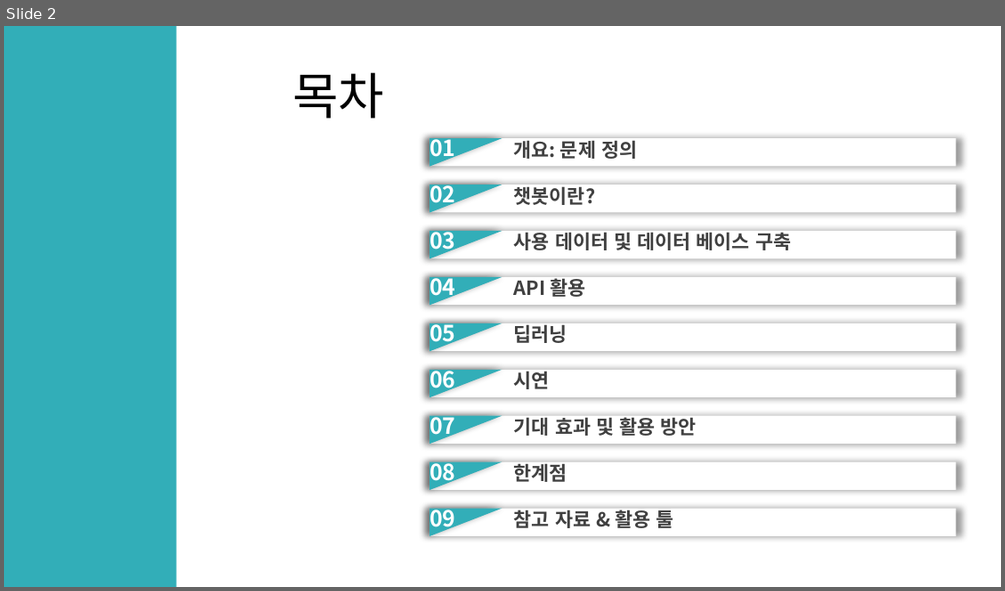
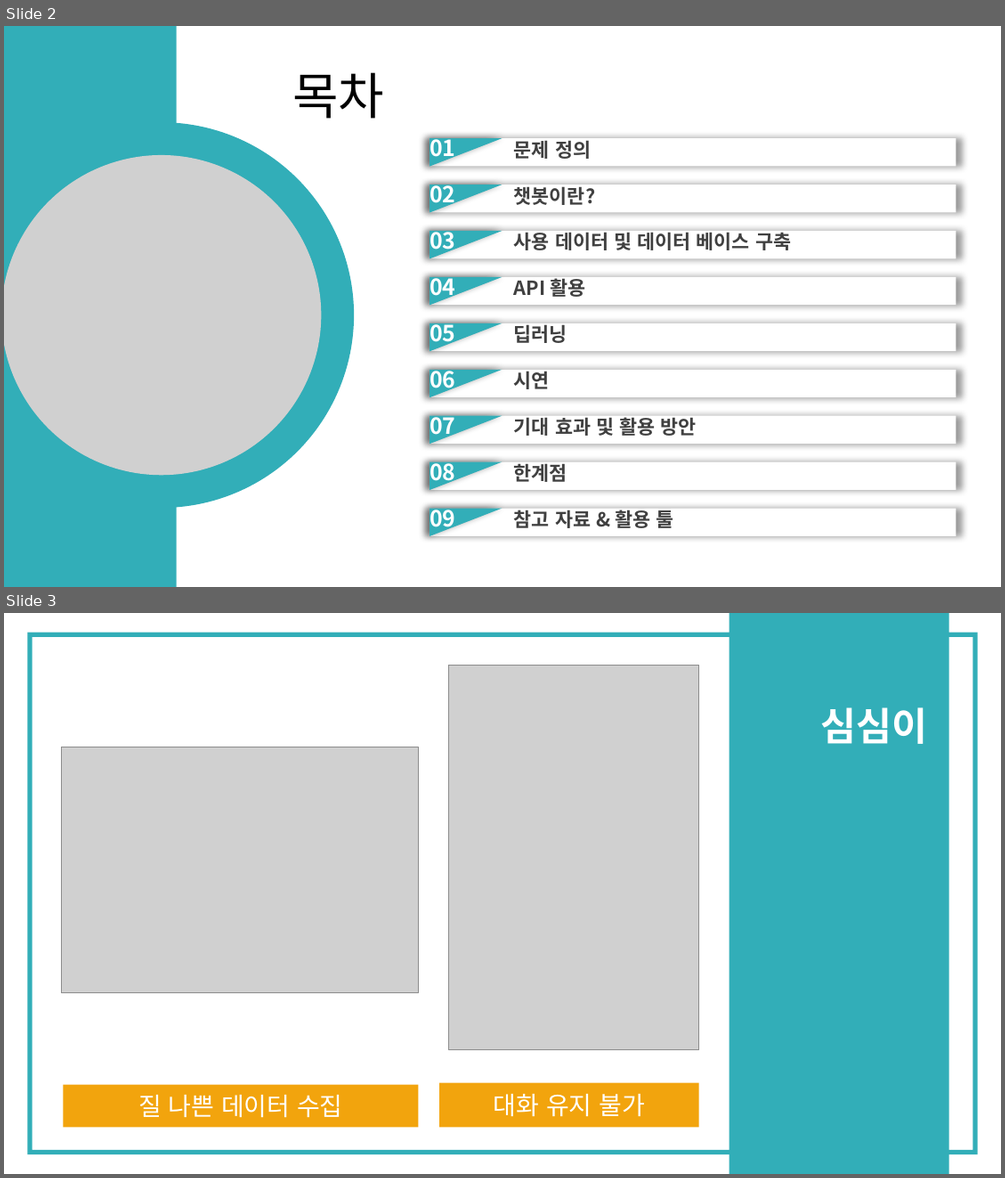
Before and after one commit to CityHopper/BM_JTO_TouristInfo, a slide deck: Project Documents/제주도 관광지 정보 상담 업무 자동화 서비스(챗봇) 개발.pptx. Shown one above the other, each under a label of ours: slide 2 before the commit, slides 2 and 3 after it. The pictures are 1005x591 and 1005x1178 pixels, drawn with LibreOffice and Linux fonts; fonts in the diff are those of the drawing; grey boxes stand for pictures; background and template pictures are left out. Boxes give left, top, right and bottom in pixels: in the first picture for what was removed or moved away, otherwise in the second. Text is boxed around its words. In the diff, an @@ line names an element or a change of style, - is before the commit and + after.

```diff
--- a/Project Documents/제주도 관광지 정보 상담 업무 자동화 서비스(챗봇) 개발.pptx
+++ b/Project Documents/제주도 관광지 정보 상담 업무 자동화 서비스(챗봇) 개발.pptx
@@ slide 3 added at (4,613,1001,1174), background #FFFFFF @@
@@ frame added at (28,632,978,1154), fill #32AEB8 @@
@@ rectangle added at (728,613,948,1173), fill #32AEB8 @@
@@ rounded rectangle added at (425,646,723,1070), fill #FFFFFF @@
@@ picture added at (449,665,699,1050) @@
@@ text added at (821,707,928,744), 28 pt, text #FFFFFF, bold @@
+심심이
@@ rounded rectangle added at (40,729,439,1011), fill #FFFFFF @@
@@ picture added at (61,747,418,993) @@
@@ rectangle added at (63,1085,418,1127), fill #F2A40D, 18 pt, text #FFFFFF @@
+질 나쁜 데이터 수집
@@ rectangle added at (439,1083,699,1127), fill #F2A40D, 18 pt, text #FFFFFF @@
+대화 유지 불가
@@ slide 2 changed as well @@
@@ ellipse added at (4,123,354,507), fill #32AEB8 @@
@@ picture added at (4,154,321,475) @@
@@ text at (514,137,591,159): text changed @@
-개요: 문제 정의
+문제 정의
```
Also in this commit, not shown: 6 other slides changed, 11 other slides added, 4 slides removed, 1 other file.
